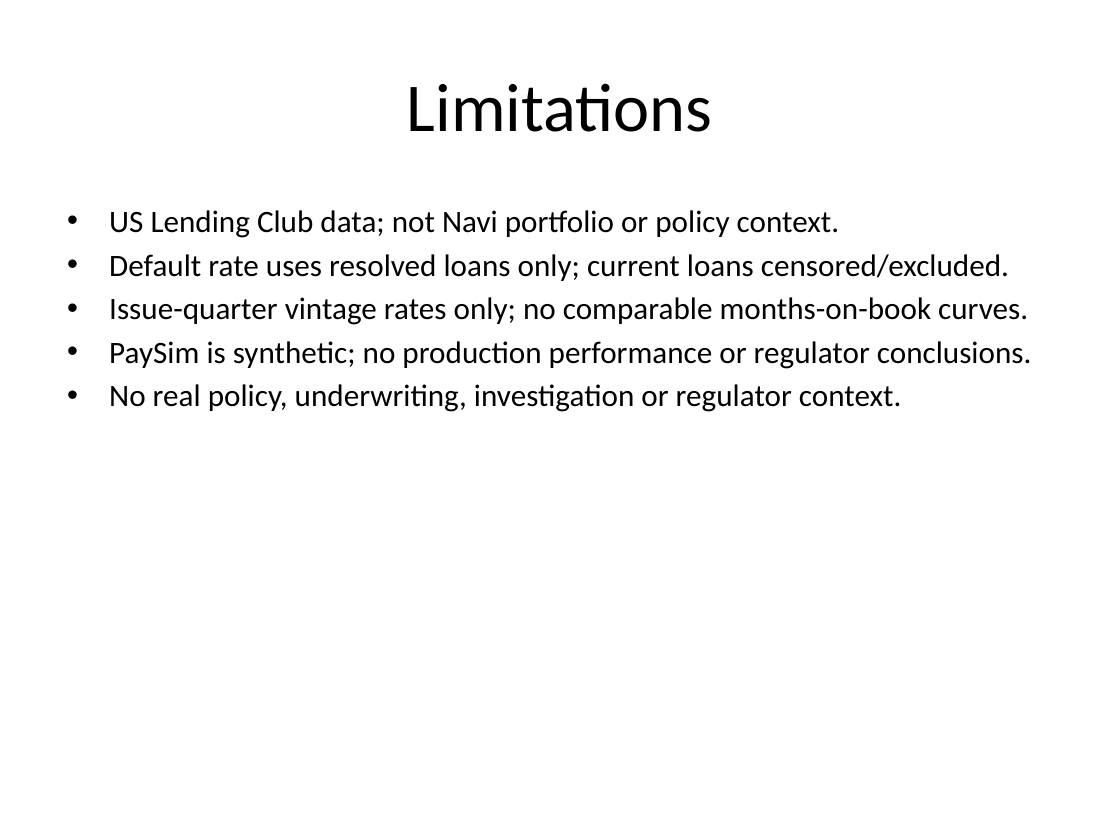
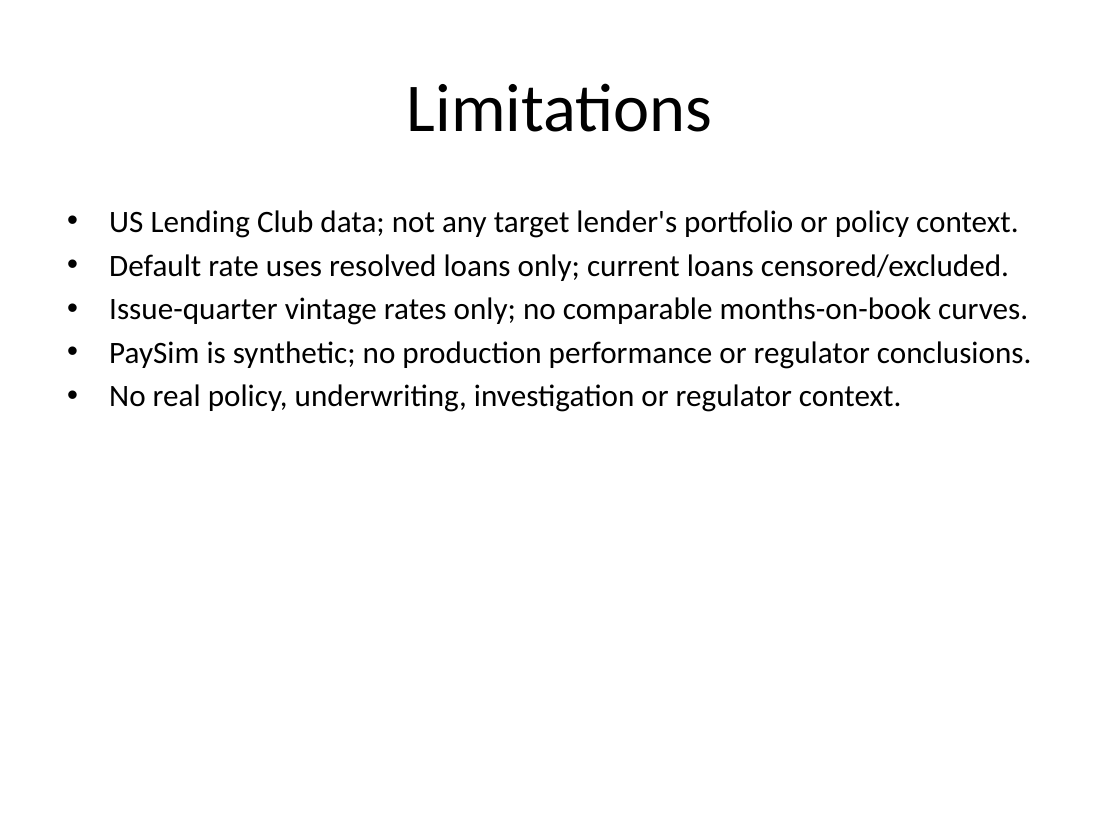
Before and after one commit to byte-banditt/loan-portfolio-risk-fraud-dashboard, a slide deck: slide 6 of summary.pptx. Drawn at 1120x840 pixels with LibreOffice and Linux fonts; fonts in the diff are those of the drawing. Boxes give left, top, right and bottom in pixels: in the first picture for what was removed or moved away, otherwise in the second. Text is boxed around its words. In the diff, an @@ line names an element or a change of style, - is before the commit and + after.

```diff
--- a/summary.pptx
+++ b/summary.pptx
@@ text at bbox=[109, 210, 1018, 238]: text changed @@
-• US Lending Club data; not Navi portfolio or policy context.
+• US Lending Club data; not any target lender's portfolio or policy context.
```
Also in this commit, not shown: 3 other files.
